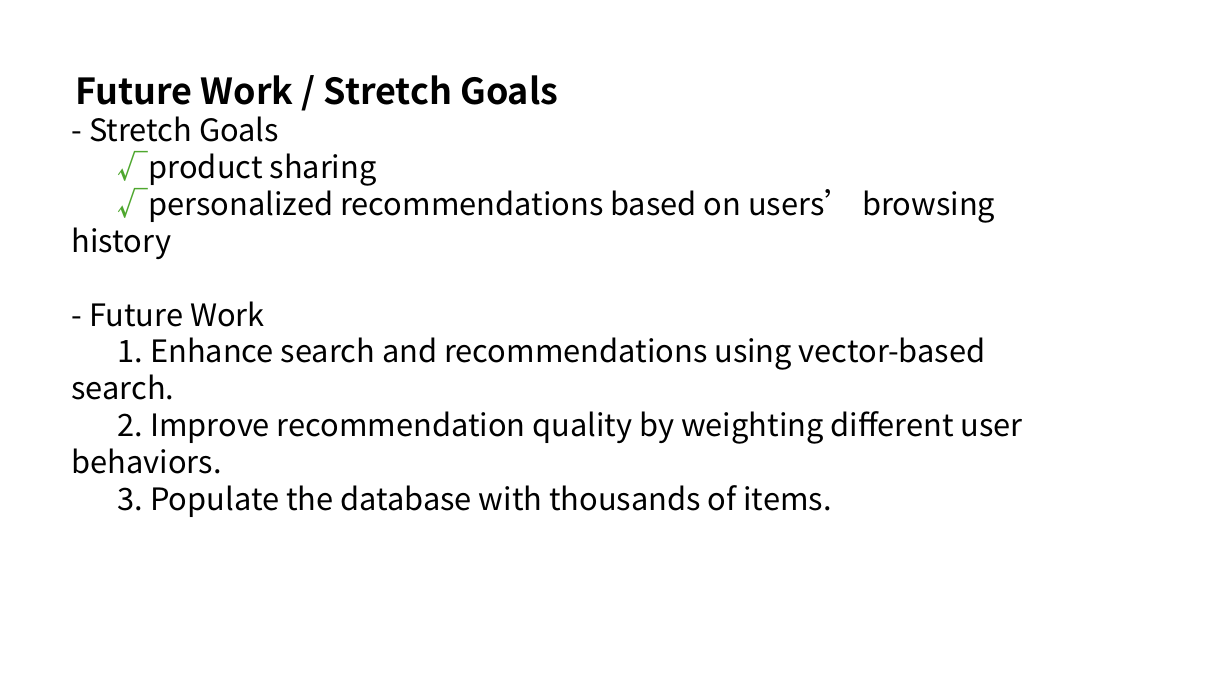
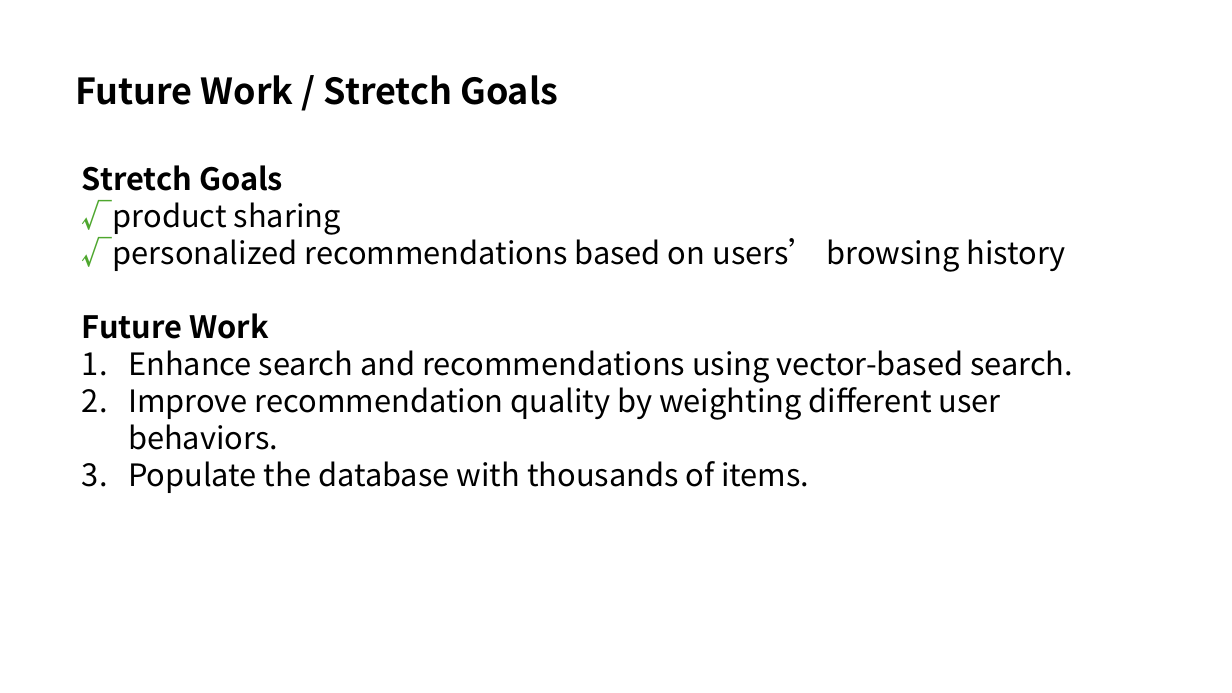
Before and after one commit to buChloeCLY/CS501-Project-DealTracker, a slide deck: slide 8 of cs501 Final.pptx. Drawn at 1232x693 pixels with LibreOffice and Linux fonts; fonts in the diff are those of the drawing; background and template pictures are left out. Boxes give left, top, right and bottom in pixels: in the first picture for what was removed or moved away, otherwise in the second. Text is boxed around its words. In the diff, an @@ line names an element or a change of style, - is before the commit and + after.

```diff
--- a/cs501 Final.pptx
+++ b/cs501 Final.pptx
@@ text "Stretch Goals": place and size @@
-text "Stretch Goals" at [72,116,1023,517]
+text "Stretch Goals" at [82,165,1073,493]
@@ text at [82,165,283,191]: text changed; bold on @@
-- Stretch Goals
+Stretch Goals
@@ text at [82,200,1066,272]: indent changed @@
@@ text at [82,313,1073,493]: text changed @@
-- Future Work
-1. Enhance search and recommendations using vector-based search.
-2. Improve recommendation quality by weighting different user behaviors.
-3. Populate the database with thousands of items.
+Future Work
+1. Enhance search and recommendations using vector-based search.
+2. Improve recommendation quality by weighting different user behaviors.
+3. Populate the database with thousands of items.
```
Also in this commit, not shown: 3 other slides changed, 4 other files.
